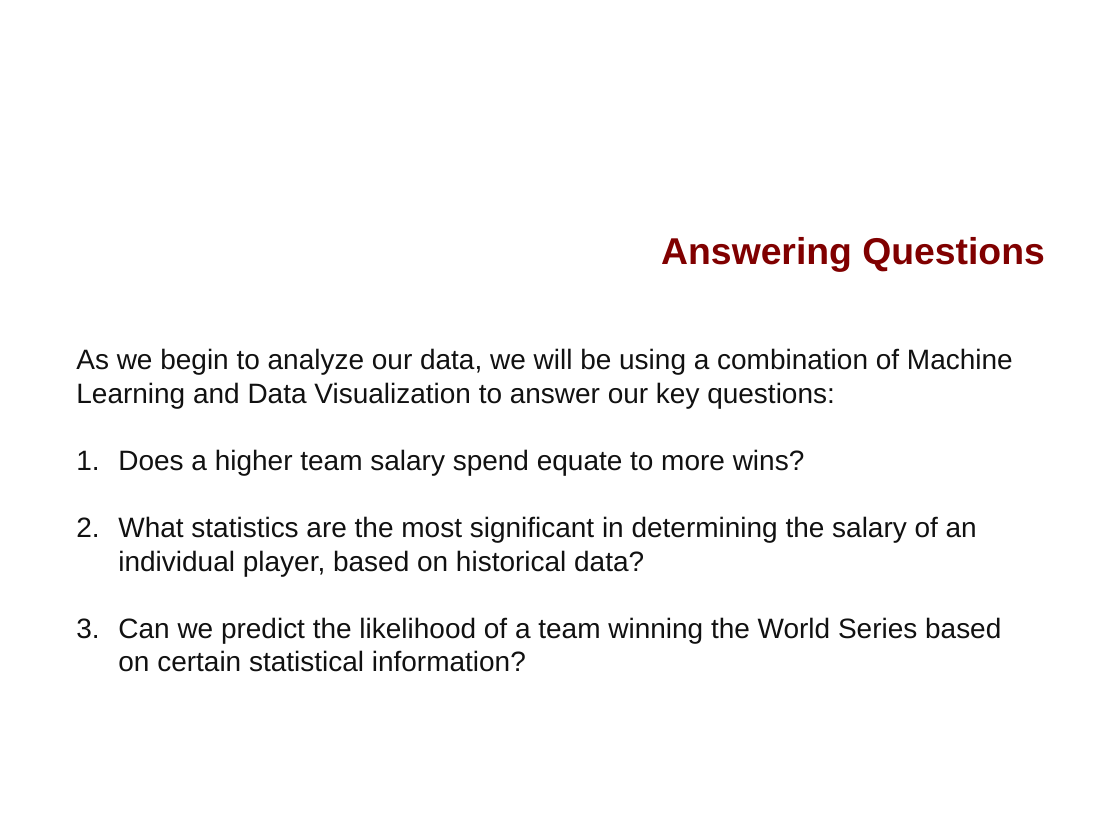
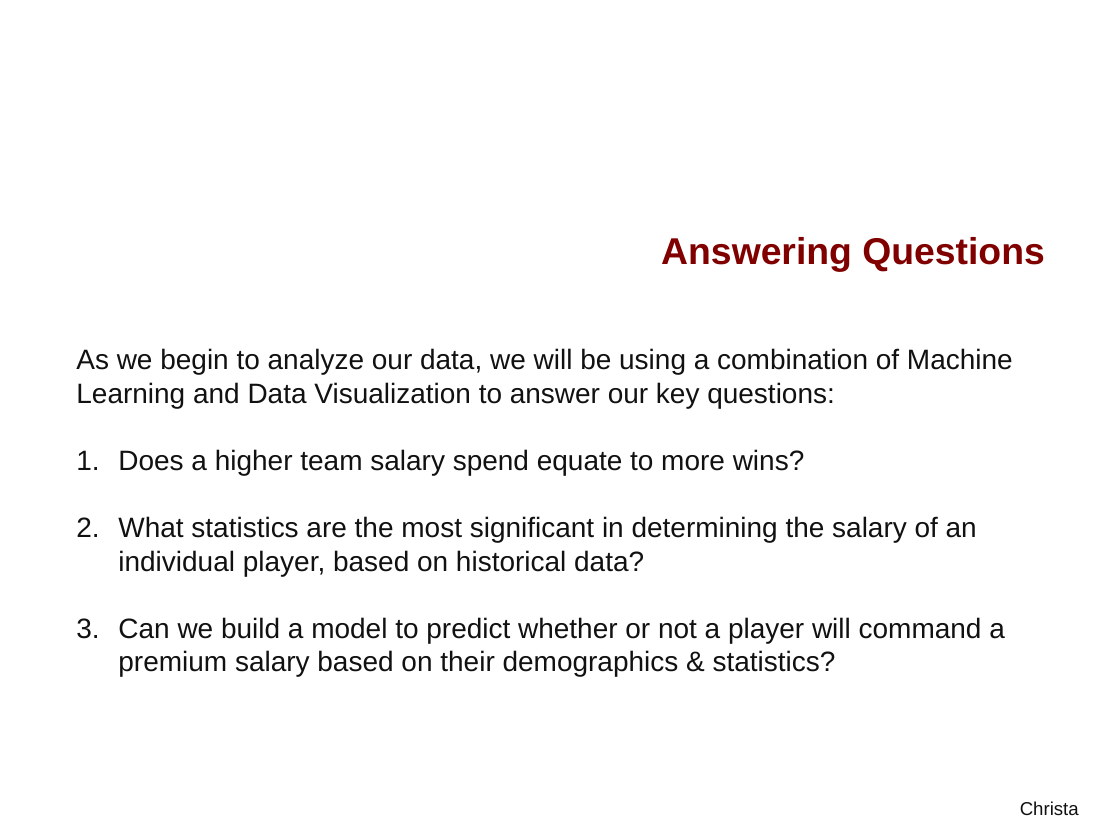
Before and after one commit to davidfashbinder/final_project, a slide deck: slide 9 of Final Presentation.pptx. Drawn at 1120x840 pixels with LibreOffice and Linux fonts; fonts in the diff are those of the drawing; background and template pictures are left out. Boxes give left, top, right and bottom in pixels: in the first picture for what was removed or moved away, otherwise in the second. Text is boxed around its words. In the diff, an @@ line names an element or a change of style, - is before the commit and + after.

```diff
--- a/Final Presentation.pptx
+++ b/Final Presentation.pptx
@@ text at box(118, 617, 1005, 677): text changed @@
-3. Can we predict the likelihood of a team winning the World Series based on certain statistical information?
+3. Can we build a model to predict whether or not a player will command a premium salary based on their demographics & statistics?
@@ text added at box(1020, 801, 1079, 815), 12 pt, text #111111 @@
+Christa
```
Also in this commit, not shown: 8 other slides changed, 7 slides added, 2 slides removed.
